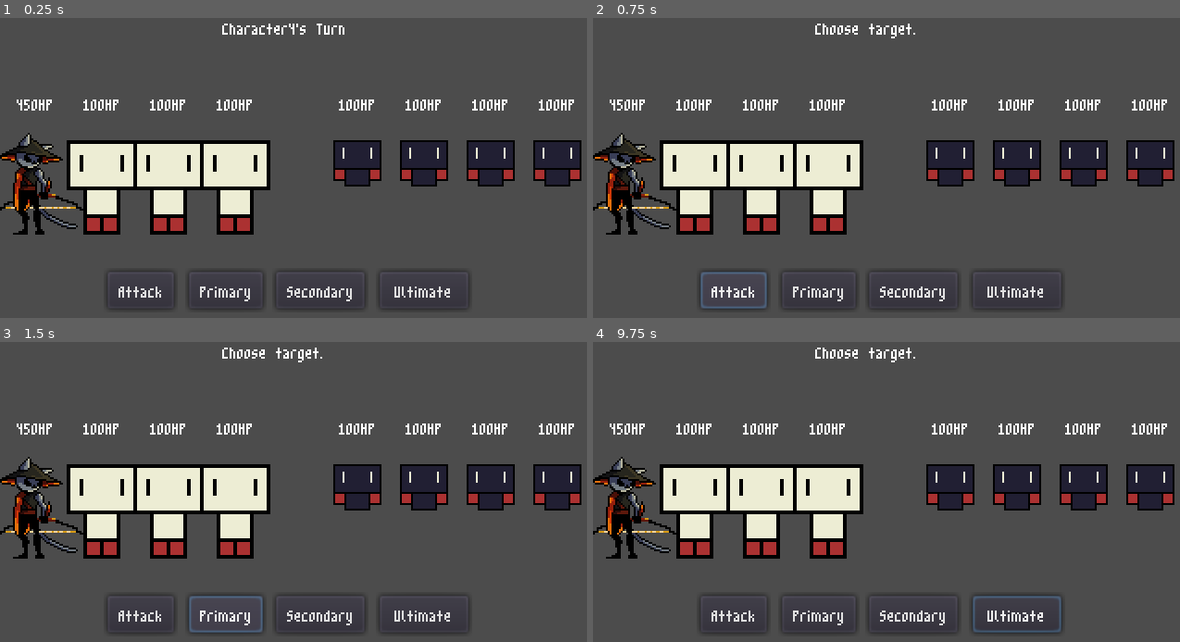
Above: before the commit, frames 1-4 (two rows, left to right).
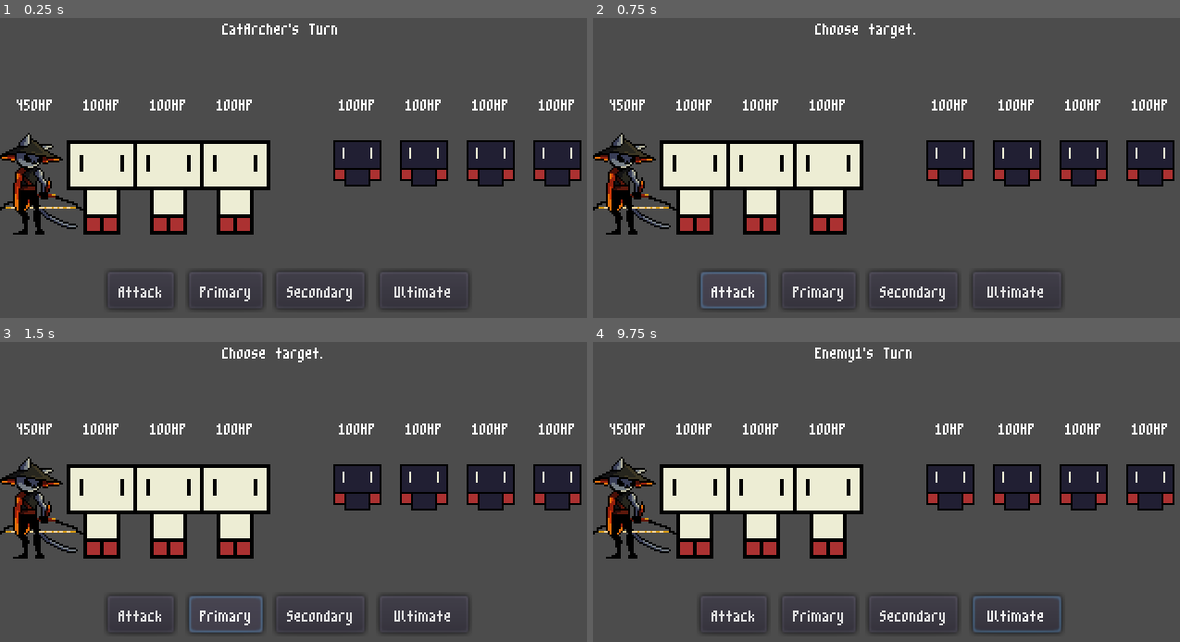
Above: after the commit, the same moments.

Repository: itsdotnickscott/animal-game
Game: Godot game, scene res://Battle.tscn
Same seed, same stepped clock (60 frames per second), same inputs: the game is played once before the commit and once after it.
Inputs (mouse positions are in pixels of both pictures, inside the frame that each line leads up to):
- Up to frame 1 (0.25 s): no input
- Up to frame 2 (0.75 s): click "Attack" at 0.5 s
- Up to frame 3 (1.5 s): click "Primary" at 1.25 s
- Up to frame 4 (9.75 s): click "Secondary" at 2 s; click "Ultimate" at 2.75 s; click "Attack" at 3.5 s; click "Primary" at 4.25 s; click "Secondary" at 5 s; click "Ultimate" at 5.75 s; click "Attack" at 6.5 s; click "Primary" at 7.25 s; click "Secondary" at 8 s; click "Ultimate" at 8.75 s; tap Enter at 9.5 s; move the mouse to (827, 498) at 9.52 s; click (827, 498) at 9.67 s

The runs differ from the first frame. In frame 1, 0.2% of the frame differs, in the area x 39-59%, y 1-6%; in frame 2, nothing differs; in frame 3, nothing differs; in frame 4, 0.3%, in the area x 37-64%, y 1-31%.
Error after the commit: Invalid get index 'dmg_loss' (on base: 'Dictionary'). (res://Battle.gd:107)

Commit message:
Functionality for attacks, AOEs, and status buffs.

Diff:
--- a/Battle.gd
+++ b/Battle.gd
@@ -8,10 +8,12 @@
 var player_team
 var enemy_team
 
-var curr_turn
 var game_state
 var target
 var ability
+var initiative
+var curr_turn
+
 
 var rng = RandomNumberGenerator.new()
 
@@ -34,46 +36,37 @@
 
 	rng.randomize()
 
-	game_state = GameState.CHOOSE_ABILITY
-
 	round_start()
 
 
 func round_start():
-	var initiative = roll_initiative()
-
-	var leader = {"roll": 0}
-	for hero in initiative:
-		if hero.roll > leader.roll:
-			leader = hero
-
-		# FORCE LEADER
-		if hero.name == "Character4":
-			leader = hero
-			break
-
-
-	curr_turn = leader
-	target = null
-	ability = null
-
-	set_info(curr_turn.name + "'s Turn")
+	roll_initiative()
+	next_turn()
 
 
 func roll_initiative():
-	var initiative = []
+	initiative = []
 
+	# roll initiatives for each hero
 	for hero in player_team:
-		initiative.append({"name": hero.name, "hero": hero, "roll": hero.spd + rng.randf_range(0, 8)})
+		initiative.append({"hero": hero, "roll": hero.spd + rng.randf_range(0, 8)})
 
 	for hero in enemy_team:
-		initiative.append({"name": hero.name, "hero": hero, "roll": hero.spd + rng.randf_range(0, 8)})
+		initiative.append({"hero": hero, "roll": hero.spd + rng.randf_range(0, 8)})
 
-	return initiative
+	# sort heroes in initiative order based off of roll
+	for _i in range(0, (initiative.size() - 1)):
+		for j in range(0, (initiative.size() - 1)):
+			if(initiative[j].roll < initiative[j + 1].roll):
+				var temp = initiative[j]
+				initiative[j] = initiative[j + 1]
+				initiative[j + 1] = temp
+
+	curr_turn = -1
 
 
 func execute_move():
-	var hero = curr_turn.hero
+	var hero = initiative[curr_turn].hero
 	var move
 
 	match ability:
@@ -85,14 +78,16 @@
 			move = hero.secondary()
 		AbilityType.ULT:
 			move = hero.ultimate()
-		_:
-			print("error at ability selection")
-
-	print(move)
 
 	match move.type:
 		MoveType.DAMAGE:
 			execute_damage(move)
+		MoveType.AOE:
+			execute_aoe(move)
+		MoveType.STATUS:
+			pass
+
+	next_turn()
 
 
 func execute_damage(move):
@@ -101,7 +96,30 @@
 
 	target.take_damage(move.val)
 
-	set_info(target.name + " took " + move.val as String + " damage.")
+	print("[BATTLE LOG] ", initiative[curr_turn].hero.name + " dealt " + move.val as String + " damage to " + target.name)
+
+
+func execute_aoe(move):
+	for hero in enemy_team:
+		target = hero
+		execute_damage(move)
+
+		move.val = move.val * move.dmg_loss
+
+
+func next_turn():
+	if curr_turn == initiative.size() - 1:
+		round_start()
+		return
+
+	curr_turn += 1
+	target = null
+	ability = null
+
+	set_info(initiative[curr_turn].hero.name + "'s Turn")
+	initiative[curr_turn].hero.start_turn()
+
+	game_state = GameState.CHOOSE_ABILITY
 
 
 func set_info(msg):
--- a/characters/CatArcher.gd
+++ b/characters/CatArcher.gd
@@ -6,6 +6,8 @@
 
 
 func load_stats():
+	name = "CatArcher"
+
 	$Sprite.texture = preload("res://assets/fire_cat_64.png")
 	max_hp  = 450
 	atk     = 60
@@ -32,6 +34,7 @@
 		"type": MoveType.DAMAGE,
 		"val": atk * 1.1,
 		"targ": "XXXX",
+		"debuff": apply_burn(),
 	}
 
 
@@ -44,7 +47,8 @@
 		"type": MoveType.AOE,
 		"val": atk * 0.75,
 		"targ": "XXXX",
-		"dmg_loss": 0.5
+		"dmg_loss": 0.5,
+		"debuff": apply_burn(),
 	}
 
 
@@ -53,7 +57,7 @@
 	# While on fire, abilities apply a BURN.
 	egy += 10
 
-	status.append({
+	apply_status({
 		"type": StatusType.BUFF,
 		"dodge": 5,
 		"on_fire": true,
@@ -71,13 +75,16 @@
 		"type": MoveType.AOE,
 		"val": atk * 1.5,
 		"check": StatusEffect.BURN,
-		"targ": "XXXX"
+		"targ": "XXXX",
+		"debuff": apply_burn(),
 	}
 
 
 func apply_burn():
+	if !on_fire:
+		return null
+
 	# Deals 15% MAG over 3 turns.
-
 	return {
 		"type": StatusType.DEBUFF,
 		"effect": StatusEffect.BURN,
@@ -92,3 +99,21 @@
 
 func take_damage(val):
 	.take_damage(val)
+
+
+func start_turn():
+	.start_turn()
+
+
+func apply_status(effect):
+	if effect.on_fire:
+		on_fire = effect.on_fire
+
+	.apply_status(effect)
+
+
+func clear_status(effect):
+	if effect.on_fire:
+		on_fire = !effect.on_fire
+
+	.clear_status(effect)
--- a/characters/Character.gd
+++ b/characters/Character.gd
@@ -8,7 +8,7 @@
 
 var max_hp  # hit points
 var atk     # boosts damage from attacks
-var mag		# boosts scaling for spells
+var mag     # boosts scaling for spells
 var crit    # chance to deal extra dmg
 var acc     # chance to land an attack
 var def     # resist dmg from attacks
@@ -42,4 +42,33 @@
 
 
 func update_labels():
-	$HPLabel.text = curr_hp as String + "HP"
+	var hp = curr_hp as int
+	$HPLabel.text = hp as String + "HP"
+
+
+func start_turn():
+	for effect in status:
+		effect.turns -= 1
+
+		print("turns left ", effect.turns)
+
+		if effect.turns == 0:
+			clear_status(effect)
+
+
+func apply_status(effect):
+	status.append(effect)
+
+	if effect.dodge:
+		dodge += effect.dodge
+
+	print(status)
+
+
+func clear_status(effect):
+	status.erase(effect)
+
+	if effect.dodge:
+		dodge -= effect.dodge
+
+		print("cleared effect")
--- a/characters/SampleCharacter.gd
+++ b/characters/SampleCharacter.gd
@@ -60,3 +60,15 @@
 
 func take_damage(val):
 	.take_damage(val)
+
+
+func start_turn():
+	.start_turn()
+
+
+func apply_status(effect):
+	.apply_status(effect)
+
+
+func clear_status(effect):
+	.clear_status(effect)
--- a/characters/SampleEnemy.gd
+++ b/characters/SampleEnemy.gd
@@ -15,24 +15,60 @@
 	egy = 0
 	status = []
 
-	$HPLabel.text = max_hp as String + "HP"
+	update_labels()
 
 
 func attack():
 	# Attack one target for 100% ATK
 	return {
-		"dmg": atk,
+		"type": MoveType.DAMAGE,
+		"val": atk * 1.0,
 		"targ": "XXXX",
 	}
 
 
 func primary():
-	pass
+	# Attack one target for 100% ATK
+	return {
+		"type": MoveType.DAMAGE,
+		"val": atk * 1.0,
+		"targ": "XXXX",
+	}
 
 
 func secondary():
-	pass
+	# Attack one target for 100% ATK
+	return {
+		"type": MoveType.DAMAGE,
+		"val": atk * 1.0,
+		"targ": "XXXX",
+	}
 
 
 func ultimate():
-	pass
+	# Attack one target for 100% ATK
+	return {
+		"type": MoveType.DAMAGE,
+		"val": atk * 1.0,
+		"targ": "XXXX",
+	}
+
+
+func update_labels():
+	.update_labels()
+
+
+func take_damage(val):
+	.take_damage(val)
+
+
+func start_turn():
+	.start_turn()
+
+
+func apply_status(effect):
+	.apply_status(effect)
+
+
+func clear_status(effect):
+	.clear_status(effect)
